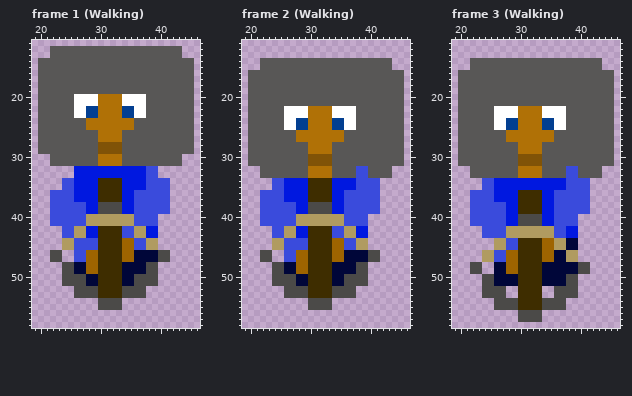
Pixel-art file -- Assets/Art/Aseprite/Units.ase. Above is the file before it was changed.
64x64 pixels, 9 frames. Shown: frame 1 (Walking): x 19..46, y 11..58; frame 2 (Walking): x 19..46, y 11..58; frame 3 (Walking): x 19..46, y 11..58. The commit also changed other frames, which this record leaves out.
The same view after the edit:
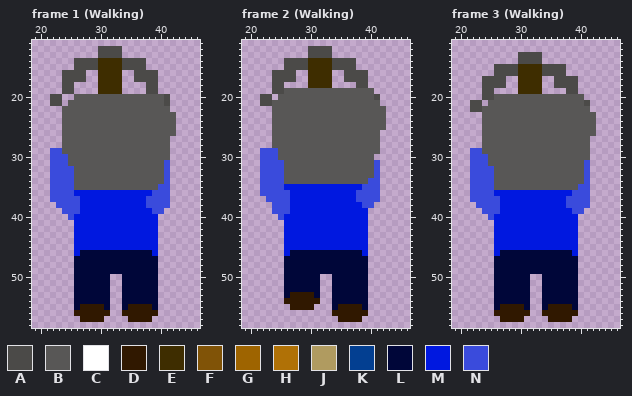
Palette (. is transparent): A #4b4a48  B #585756  C #ffffff  D #301800  E #3e2d00  F #805307  G #9e6400  H #b07106  J #b09b60  K #033f91  L #000639  M #0018e0  N #3a4bdc
Diff:
Changed rows in their new state; - is an unchanged pixel.
Frame 1 (Walking):
first column x 20:
12 --........AAAA..........--
13 --........AAAA..........--
14 ......AAAAEEEEAAAA........
15 ......AAAAEEEEAAAA........
16 ....AAAA..EEEE..AAAA......
17 ....AAAA..EEEE..AAAA......
18 ....AA....EEEE....AA......
19 ....AA....EEEE....AA......
20 ..AA..BBBBBBBBBBBB---A....
21 ..AA.-BBBBBBBBBBBB---A....
22 ....--BBBBBBBBBBBB----....
23 ....--BBBBBBBBBBBB-----...
24 ....----BBBBBBBB-------...
25 ....----BBBBBBBB-------...
26 ....------BBBB---------...
27 ....------BBBB--------....
28 ....------BBBB--------....
29 ..NN------BBBB--------....
30 --NNN-----BBBB--------..--
31 --NNN-----BBBB-------N..--
32 --NNNNBBBBBBBBBBBBBBBN----
33 --NNNNBBBBBBBBBBBBBBBN----
34 --NN--BBBBBBBBBBBBBBB-----
35 --NN--BBBBBBBBBBBBBB------
36 ----------MMMM--MMM-------
37 ------N---MMMM--MM--------
38 --.----M--MMMM--MM--------
39 --..---M--MMMM--MMM--.----
40 --...-MMMMMMMMMMMMMM------
41 --....MMMMMMMMMMMMMM------
42 ----..MM--MMMMMMMM--------
43 ----..MM--MMMMMMMM--------
44 ----..MMMMMMMMMMMMMM------
45 ----..MMMMMMMMMMMMMM------
46 --..--MLLLLLLLLL---M..----
47 --..--LLLLLLLLLL----..----
48 ----..--LLLLLL----LL------
49 ----..--LLLLLL----LL------
50 ----..LL--LL..--LLLL------
51 ----..LL--LL..--LLLL------
52 ------LLLLLL..LLLLLL------
53 ------LLLLLL..LLLLLL------
54 ------LLLLLL..LLLLLL------
55 ------LDDDDL..LDDDDL------
56 ------DDDDDD--DDDDDD------
57 -------DDDD----DDDD-------
Frame 2 (Walking):
first column x 20:
12 ----------AAAA------------
13 ----------AAAA------------
14 --....AAAAEEEEAAAA......--
15 --....AAAAEEEEAAAA......--
16 ....AAAA..EEEE..AAAA......
17 ....AAAA..EEEE..AAAA......
18 ....AA....EEEE....AA......
19 ....AA---------------.....
20 ..AA.----------------A....
21 ..AA------------------....
22 ....--BBBBBBBBBBBB-----...
23 ....--BBBBBBBBBBBB-----...
24 ....--BBBBBBBBBBBB-----...
25 ....--BBBBBBBBBBBB-----...
26 ....----BBBBBBBB------....
27 ....----BBBBBBBB------....
28 ....------BBBB--------....
29 ..NNN-----BBBB--------....
30 ..NNN-----BBBB-------.....
31 ..NNNN----BBBB-------N....
32 --NNNN----BBBB----BB-N..--
33 --NNNN----BBBB----BB-N..--
34 --NN--BBBBBBBBBBBBBB------
35 --NN------MMMM----M-------
36 ------N---MMMM--MM--------
37 --.---N---MMMM--MM--------
38 --..---M--MMMM--MMM--.----
39 --..---M--MMMM--MMMM..----
40 --...-MMMMMMMMMMMMMM------
41 --....MMMMMMMMMMMMMM------
42 ----..MM--MMMMMMMM--------
43 ----..MM--MMMMMMMM--------
44 ----..MMMMMMMMMMMMMM------
45 ----..MMMMMMMMMMMMMM------
46 --..--MLLLLLLLLL---M..----
47 --..--LLLLLLLLLL----..----
48 ----..--LLLLLL----LL------
49 ----..--LLLLLL----LL------
50 ----..LL--LL..--LLLL------
51 ----..LL--LL..--LLLL------
52 ------LLLLLL..LLLLLL------
53 ------LDDDDL..LLLLLL------
54 ------DDDDDD..LLLLLL------
55 -------DDDD...LDDDDL------
56 --------------DDDDDD------
57 ---------------DDDD-------
Frame 3 (Walking):
first column x 20:
13 ----------AAAA------------
14 --........AAAA..........--
15 --....AAAAEEEEAAAA......--
16 ......AAAAEEEEAAAA........
17 ....AAAA..EEEE..AAAA......
18 ....AAAA..EEEE..AAAA......
19 ....AA....EEEE....AA......
20 ....AA---------------.....
21 ..AA.----------------A....
22 ..AA--BBBBBBBBBBBB----....
23 ....--BBBBBBBBBBBB-----...
24 ....--BBBBBBBBBBBB-----...
25 ....--BBBBBBBBBBBB-----...
26 ....----BBBBBBBB-------...
27 ....----BBBBBBBB------....
28 ....------BBBB--------....
29 ..NN------BBBB--------....
30 ..NNN-----BBBB--------....
31 ..NNN-----BBBB-------N....
32 --NNNN----BBBB----BB-N..--
33 --NNNN----BBBB----BB-N..--
34 --NN--BBBBBBBBBBBBBBB-----
35 --NN--BBBBBBBBBBBBBB------
36 ----------MMMM--MMM-------
37 ------N---MMMM--MM--------
38 --.----M--MMMM--MM--------
39 --..---M--MMMM--MMM--.----
40 --...-MM--MMMM--MMMM------
41 --....MM--MMMM--MMMM------
42 ----..MMMMMMMMMMMM--------
43 ----..MMMMMMMMMMMM--------
44 ------MMMMMMMMMMMMMM------
45 ------MMMMMMMMMMMMMM------
46 ----..MLLLLLLLLL--LM------
47 ----..LLLLLLLLLL--LL------
48 --..----LLLLLL------..----
49 --..----LLLLLL------..----
50 ----..----LL..----LL------
51 ----..----LL..----LL------
52 ----..LLLLLL..LLLLLL------
53 ----..LLLLLL..LLLLLL------
54 ------LLLLLL..LLLLLL------
55 ------LDDDDL..LDDDDL------
56 ------DDDDDD..DDDDDD------
57 -------DDDD...-DDDD-------
Where, in picture pixels (left, top, right, bottom), the same in both pictures:
changed: (38, 46, 194, 322)
changed: (248, 46, 404, 322)
changed: (458, 52, 614, 322)
